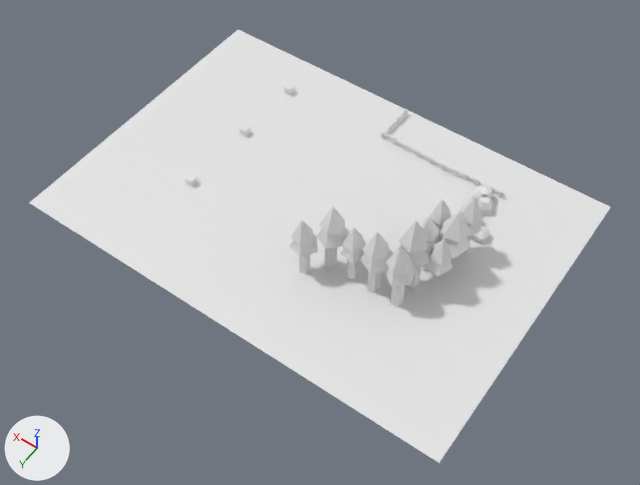
The Blender file meshes/LevelDisplayMesh.blend, before and after one commit.
The view is the same before and after, from a 50 mm lens placed at (-42.3, 63.1, 85.2), pointed at (-3.7, 9.1, 0.5). Arrows for +X, +Y and +Z are at lower left; the lights stay in place. Materials are left out; every surface is plain grey.

Script lines for the objects in view, before the commit:
```python
me_world = bpy.data.meshes.new('World')
me_world.from_pydata(...)  # 668 vertices, 685 faces; spans x -30.0..30.0, y -17.0..25.0, z -0.1..11.2
# faces by material slot: [38, 90, 110, 151, 296]
me_world.materials.append(mat_world)
me_world.materials.append(mat_treetrunk)
me_world.materials.append(mat_treefoliage)
me_world.materials.append(mat_stone)
me_world.materials.append(mat_treebark)
ob_world = bpy.data.objects.new('World', me_world)
ob_world.location = (0.0, 0.0, 0.0)
```
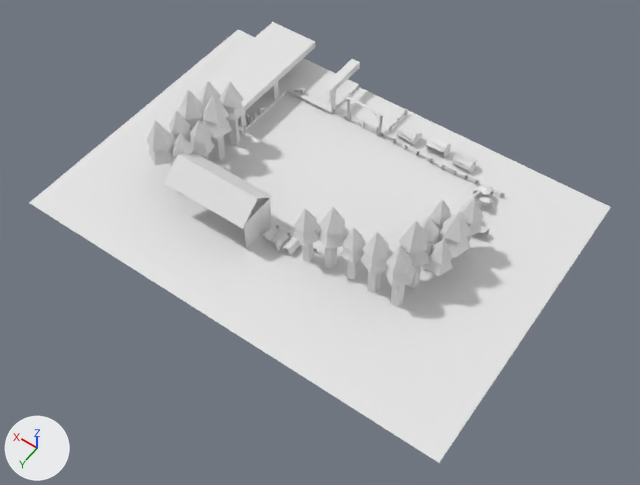
Changed parts and their boxes [x1, y1, x2, y2] in the pictures (640 x 485 px; the box of a moved part takes in the faces that stretch with it):
'World', reshaped
    before: [29, 30, 611, 463]
    after: [29, 22, 611, 463]
part 1 of me_world, moved or reshaped
    before: [289, 234, 318, 258]
    after: [293, 223, 321, 246]
part 2 of me_world, moved or reshaped
    before: [290, 220, 314, 246]
    after: [294, 208, 317, 234]
part 3 of me_world, added
    after: [221, 103, 246, 121]
part 4 of me_world, added
    after: [221, 81, 244, 108]
part 5 of me_world, added
    after: [210, 136, 225, 160]
part 6 of me_world, added
    after: [202, 119, 232, 139]
part 7 of me_world, added
    after: [203, 93, 230, 124]
part 8 of me_world, added
    after: [189, 139, 215, 156]
part 9 of me_world, added
    after: [190, 120, 212, 144]
part 10 of me_world, moved or reshaped (not visible afterwards)
    before: [299, 255, 310, 274]
part 11 of me_world, added
    after: [173, 133, 194, 156]
part 12 of me_world, added
    after: [182, 112, 204, 131]
part 13 of me_world, added
    after: [179, 90, 205, 120]
part 14 of me_world, deleted
    before: [239, 124, 250, 137]
part 15 of me_world, deleted
    before: [284, 83, 295, 95]
part 16 of me_world, deleted
    before: [185, 174, 197, 187]
part 17 of me_world, built on
    before: [384, 134, 505, 244]
    after: [146, 22, 478, 262]

What changed in the scene script:
```text
Change me_world:
    remove me_world.from_pydata(...)  # 668 vertices, 685 faces; spans x -30.0..30.0, y -17.0..25.0, z -0.1..11.2
    add me_world.from_pydata(...)  # 1455 vertices, 1251 faces; spans x -30.0..30.0, y -17.0..25.0, z -0.5..11.3
    me_world part 1: the loose piece of 6 vertices spanning x -6.2..-2.9, y 11.3..14.7, z 4.3..8.1 is moved by (0.7, -1.6, 0.0)
    me_world part 2: the loose piece of 6 vertices spanning x -5.8..-3.1, y 11.8..14.6, z 6.2..9.1 is moved by (0.7, -1.6, 0.0)
    me_world part 3: the loose piece of 6 vertices spanning x -17.3..-14.0, y -0.5..2.9, z 4.3..8.1 is copied, and the copy is turned 178.3 degrees about the z axis through its middle and scaled by 1.07, then moved by (31.3, 0.6, 1.5); it spans x 13.9..17.4, y 0.0..3.6, z 5.6..9.7
    me_world part 4: the loose piece of 6 vertices spanning x -16.9..-14.2, y 0.0..2.8, z 6.2..9.1 is copied, and the copy is turned 178.3 degrees about the z axis through its middle and scaled by 1.07, then moved by (31.1, 0.2, 1.6); it spans x 14.1..17.0, y 0.1..3.1, z 7.6..10.8
    me_world part 5: the loose piece of 10 vertices spanning x -16.5..-15.2, y 3.8..5.1, z 0.0..4.7 is copied, and the copy is scaled about its middle by (-1.22, 1.22, 1.22), then moved by (31.6, 0.3, 0.5); it spans x 14.9..16.5, y 4.0..5.6, z 0.0..5.7
    me_world part 6: the loose piece of 6 vertices spanning x -8.6..-4.8, y 8.7..12.5, z 4.7..9.0 is copied, and the copy is turned -103.1 degrees about the z axis through its middle and scaled by 1.1, then moved by (22.4, -5.5, 0.8); it spans x 13.5..17.7, y 2.9..7.1, z 5.4..10.0
    me_world part 7: the loose piece of 6 vertices spanning x -16.7..-14.0, y 3.1..5.9, z 6.2..9.2 is copied, and the copy is turned 136.8 degrees about the z axis through its middle and scaled by 1.22, then moved by (30.6, 0.4, 1.8); it spans x 13.8..17.1, y 3.1..6.5, z 7.7..11.3
    me_world part 8: the loose piece of 6 vertices spanning x -6.2..-2.9, y 11.3..14.7, z 4.3..8.1 is copied, and the copy is turned -165.9 degrees about the z axis through its middle, then moved by (20.2, -4.9, 0.0); it spans x 13.8..17.2, y 6.5..9.8, z 4.3..8.1
    me_world part 9: the loose piece of 6 vertices spanning x -5.8..-3.1, y 11.8..14.6, z 6.2..9.1 is copied, and the copy is turned -165.9 degrees about the z axis through its middle, then moved by (20.0, -5.3, 0.0); it spans x 14.0..16.8, y 6.6..9.3, z 6.2..9.2
    me_world part 10: the loose piece of 10 vertices spanning x -4.9..-3.7, y 12.6..13.9, z 0.0..4.7 is scaled about its middle by (-0.998, 0.998, 1), then moved by (20.3, -2.4, 0.0)
    me_world part 11: the loose piece of 6 vertices spanning x -5.8..-3.1, y 11.8..14.6, z 6.2..9.1 is copied, and the copy is turned -177.4 degrees about the z axis through its middle, then moved by (20.3, -2.3, 0.0); it spans x 14.5..17.2, y 9.5..12.3, z 6.2..9.1
    me_world part 12: the loose piece of 6 vertices spanning x -8.6..-4.8, y 8.7..12.5, z 4.7..9.0 is copied, and the copy is turned 73.1 degrees about the z axis through its middle and scaled by 1.1, then moved by (25.3, -5.5, -0.2); it spans x 16.5..20.7, y 3.2..7.3, z 4.4..9.0
    me_world part 13: the loose piece of 6 vertices spanning x -8.1..-5.0, y 9.0..12.0, z 6.9..10.2 is copied, and the copy is turned 73.1 degrees about the z axis through its middle and scaled by 1.1, then moved by (25.3, -5.2, 0.0); it spans x 17.1..20.4, y 3.7..7.1, z 6.7..10.3
    me_world part 14: the loose piece of 8 vertices spanning x 15.0..16.0, y -1.0..0.0, z 0.0..1.0 is deleted
    me_world part 15: the loose piece of 8 vertices spanning x 15.0..16.0, y -11.0..-10.0, z 0.0..1.0 is deleted
    me_world part 16: the loose piece of 8 vertices spanning x 15.0..16.0, y 10.0..11.0, z 0.0..1.0 is deleted
    me_world part 17: 63 vertices removed from x -20.0..-0.2, y -10.5..-1.9, z 0.0..1.4; 798 vertices added at x -17.5..23.2, y -17.0..15.5, z -0.5..10.3
```
